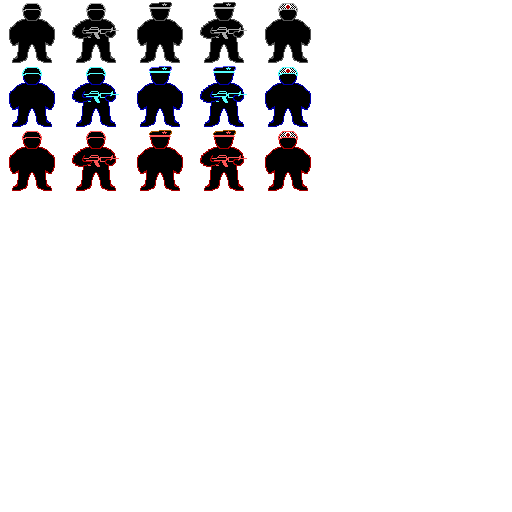
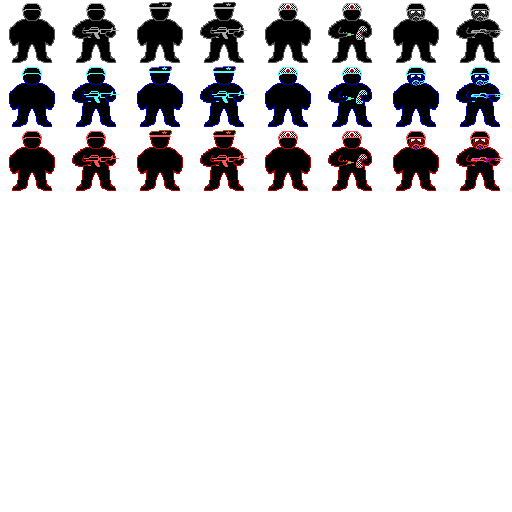
Layer changes from the first 512px x 512px image to the second:
renamed "Tło" to "Wklejona warstwa", painted on it over [328, 3, 503, 191]
